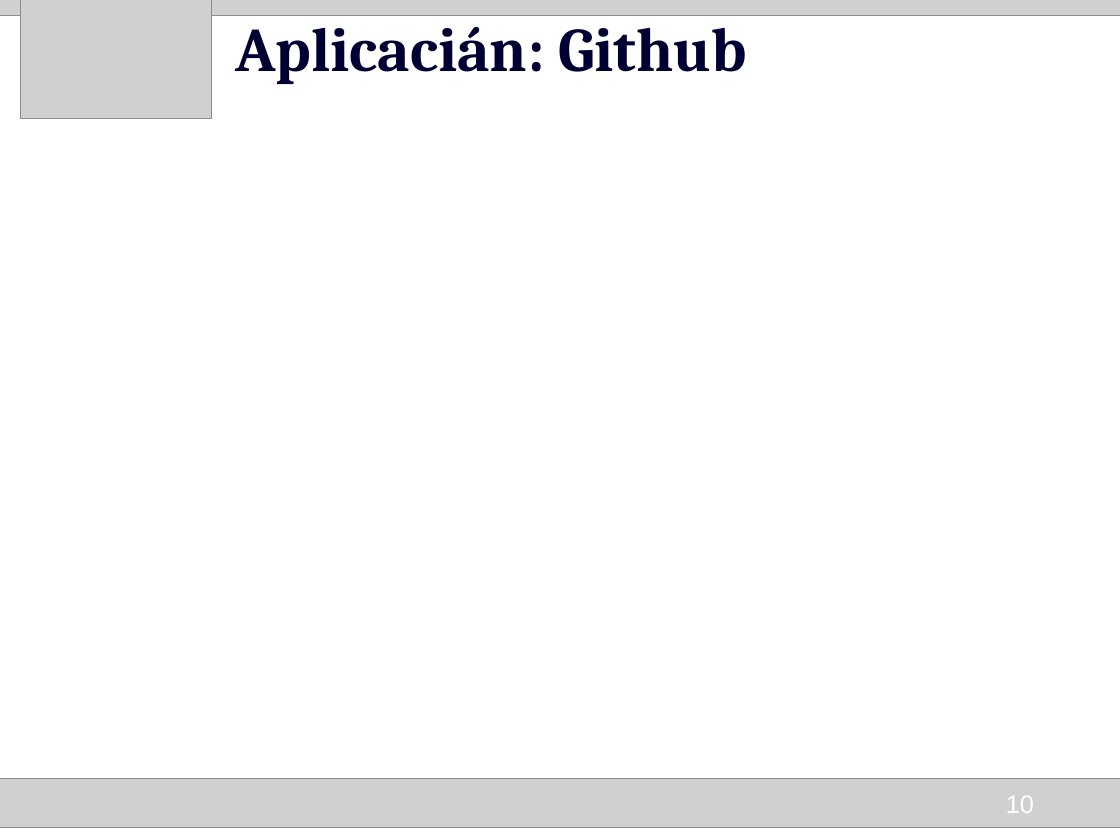
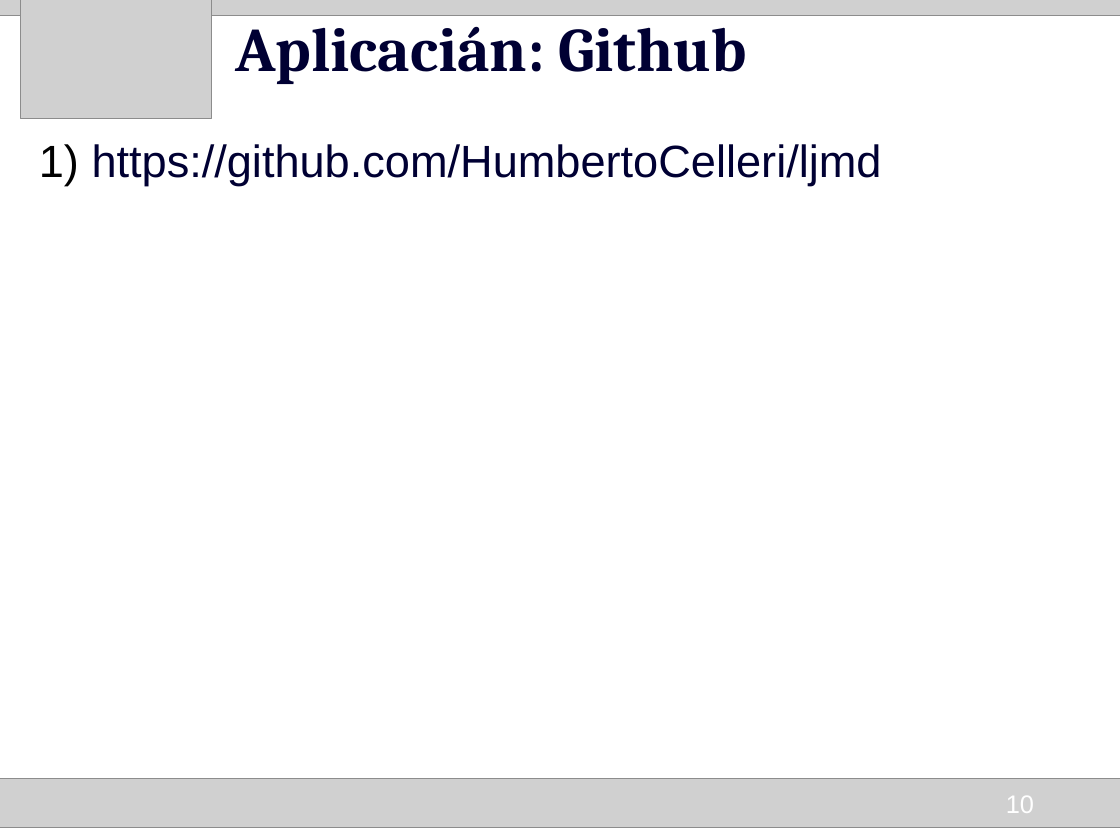
Before and after one commit to HumbertoCelleri/ljmd, a slide deck: slide 10 of presentacion/Presentacion.odp. Drawn at 1120x840 pixels with LibreOffice and Linux fonts; fonts in the diff are those of the drawing; grey boxes stand for pictures. Boxes give left, top, right and bottom in pixels: in the first picture for what was removed or moved away, otherwise in the second. Text is boxed around its words. In the diff, an @@ line names an element or a change of style, - is before the commit and + after.

```diff
--- a/presentacion/Presentacion.odp
+++ b/presentacion/Presentacion.odp
@@ text added at [92,144,882,186], 32 pt, text #000033 @@
+1) https://github.com/HumbertoCelleri/ljmd
```
Also in this commit, not shown: 4 other slides changed, 6 slides added, 2 slides removed.
